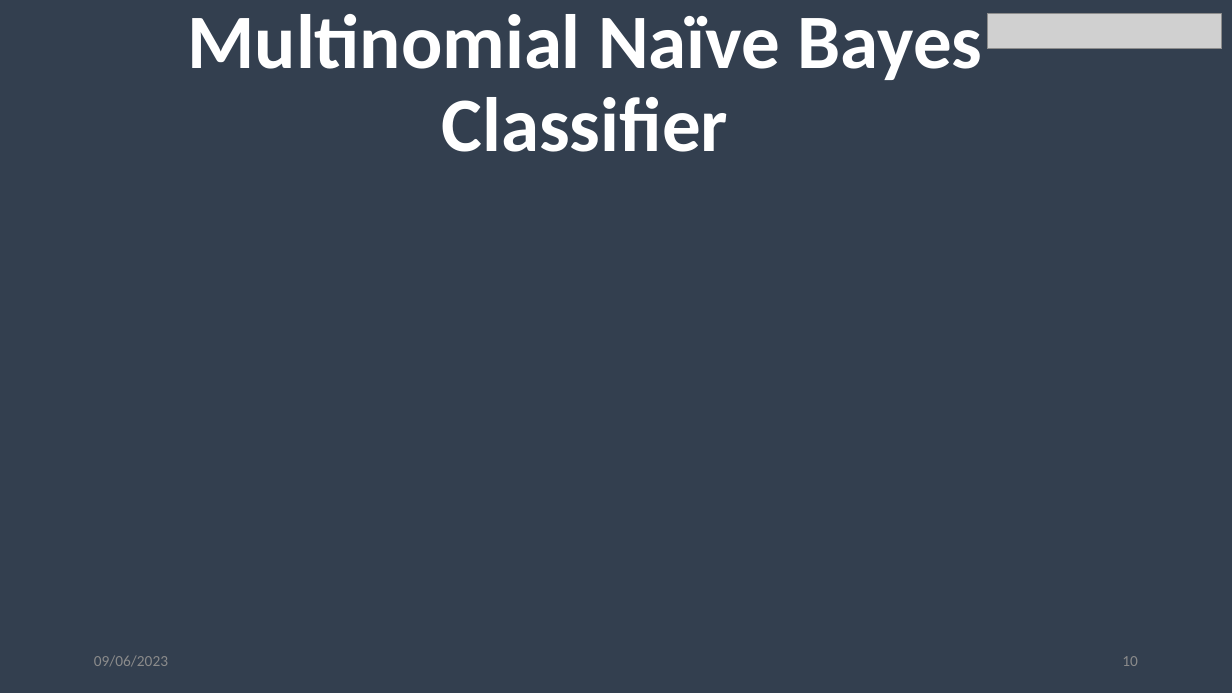
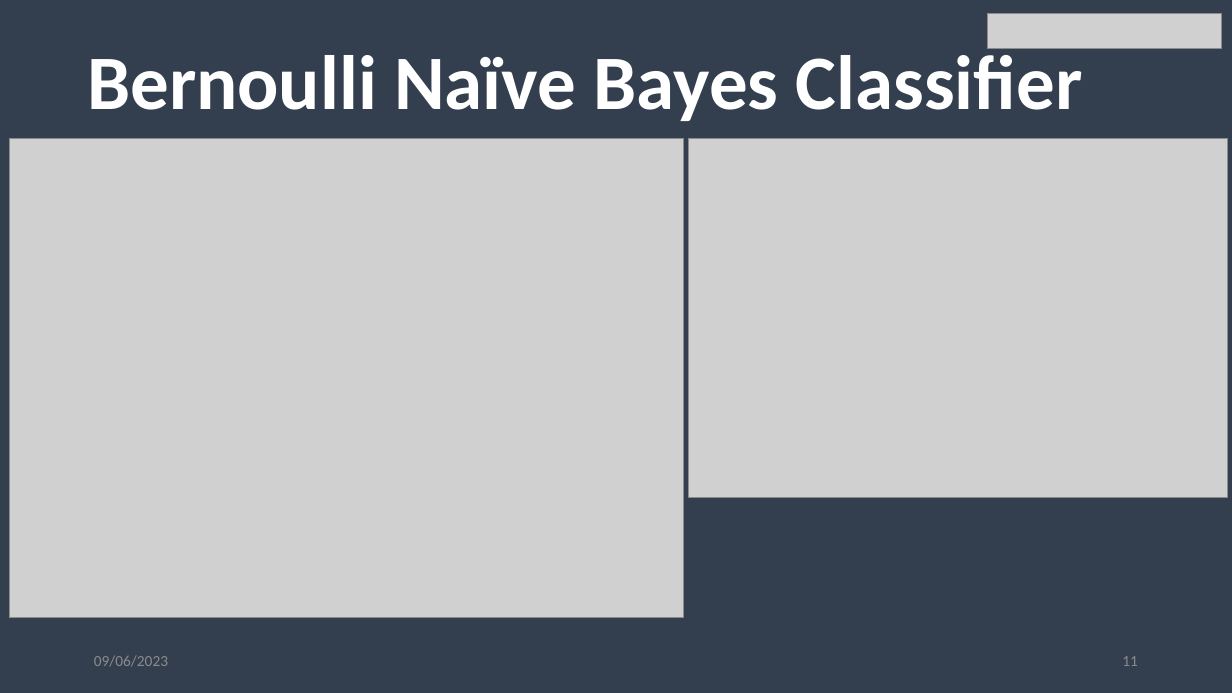
Before and after one commit to Stephaaniee/Machine-Learning, a slide deck: slide 11 of NaiveBayes.pptx (slide 10 before the commit). Drawn at 1232x693 pixels with LibreOffice and Linux fonts; fonts in the diff are those of the drawing; grey boxes stand for pictures; background and template pictures are left out. Boxes give left, top, right and bottom in pixels: in the first picture for what was removed or moved away, otherwise in the second. Text is boxed around its words. In the diff, an @@ line names an element or a change of style, - is before the commit and + after.

```diff
--- a/NaiveBayes.pptx
+++ b/NaiveBayes.pptx
@@ title at box(87, 46, 1082, 121): text changed @@
-Multinomial Naïve Bayes Classifier
+Bernoulli Naïve Bayes Classifier
@@ picture added at box(9, 139, 684, 618) @@
@@ picture added at box(689, 139, 1227, 497) @@
@@ page number at box(1122, 656, 1138, 666): text changed @@
-10
+11
```
Also in this commit, not shown: 6 other slides changed, 3 slides added, 5 other files.
